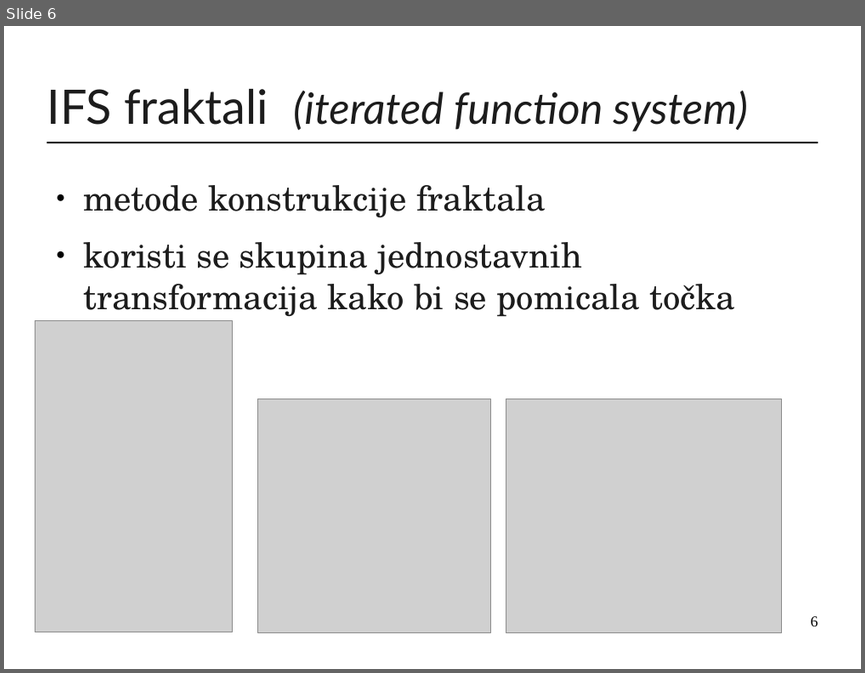
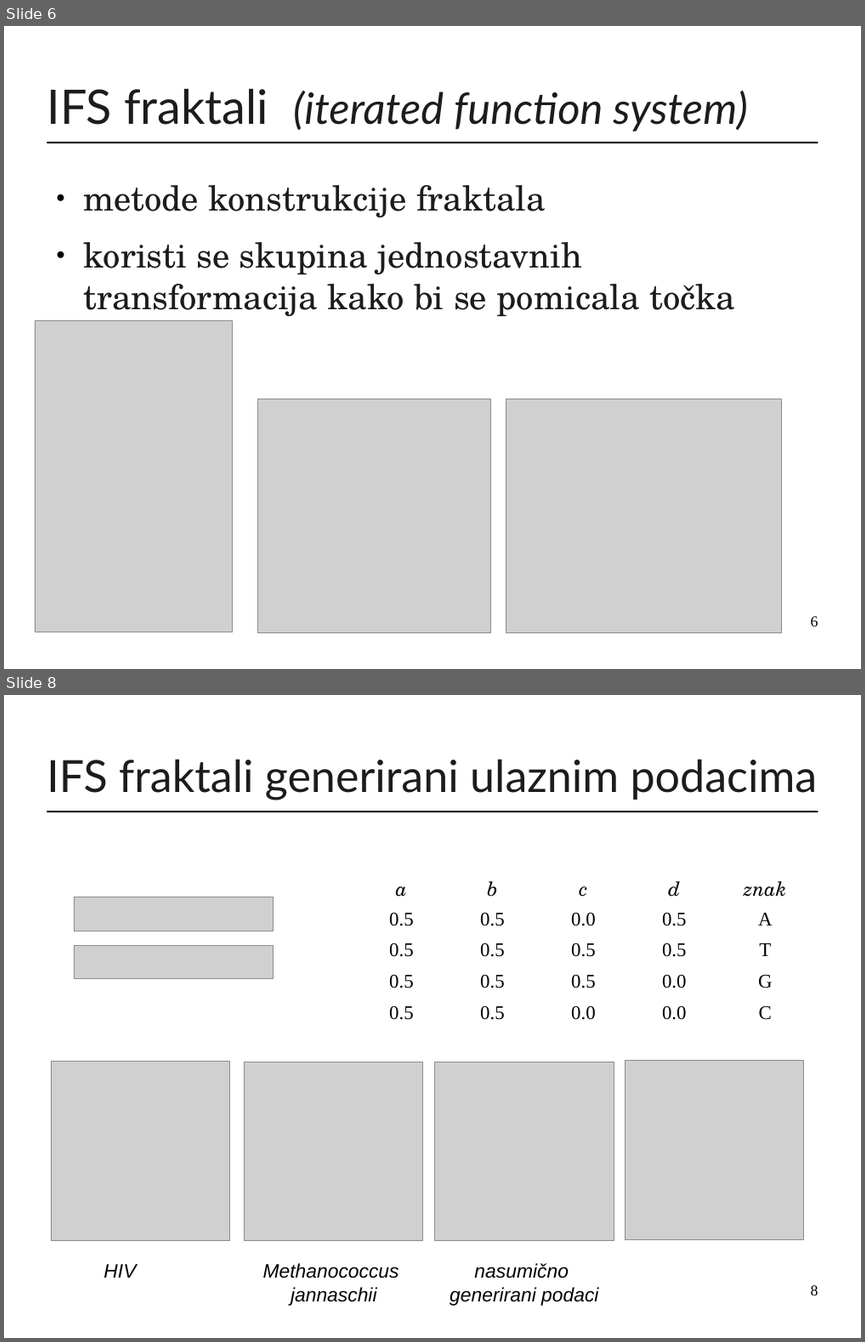
Before and after one commit to mirjamsk/DNAdrivenIFS, a slide deck: CD_bundle/prezentacija.odp. Shown one above the other, each under a label of ours: slide 6 before the commit, slides 6 and 8 after it; the slides between them are not shown. The pictures are 865x673 and 865x1342 pixels, drawn with LibreOffice and Linux fonts; fonts in the diff are those of the drawing; grey boxes stand for pictures. Boxes give left, top, right and bottom in pixels: in the first picture for what was removed or moved away, otherwise in the second. Text is boxed around its words. In the diff, an @@ line names an element or a change of style, - is before the commit and + after.

```diff
--- a/CD_bundle/prezentacija.odp
+++ b/CD_bundle/prezentacija.odp
@@ slide 8 added at [4, 695, 861, 1338], background #FFFFFF; not listed: 1 template element that a slide beside it also shows @@
@@ title added at [46, 759, 817, 800], 41 pt, text #1C1C1C @@
+IFS fraktali generirani ulaznim podacima
@@ table added at [356, 870, 811, 1023], 5 rows, 5 columns @@
+a | b | c | d | znak
+0.5 | 0.5 | 0.0 | 0.5 | A
+0.5 | 0.5 | 0.5 | 0.5 | T
+0.5 | 0.5 | 0.5 | 0.0 | G
+0.5 | 0.5 | 0.0 | 0.0 | C
@@ picture added at [74, 896, 273, 930] @@
@@ picture added at [74, 946, 273, 978] @@
@@ picture added at [51, 1061, 229, 1240] @@
@@ picture added at [244, 1061, 422, 1240] @@
@@ picture added at [435, 1061, 613, 1240] @@
@@ picture added at [625, 1061, 804, 1239] @@
@@ text added at [103, 1264, 136, 1277], 18 pt, text #000000, italic @@
+HIV
@@ text added at [263, 1263, 399, 1305], 18 pt, text #000000, italic @@
+Methanococcus
+jannaschii
@@ text added at [449, 1263, 598, 1305], 18 pt, text #000000, italic @@
+nasumično
+generirani podaci
@@ page number added at [811, 1285, 818, 1295], 14 pt, text #000000 @@
+8
```
Also in this commit, not shown: 1 slide changed, 1 other slide added, 1 other file.
